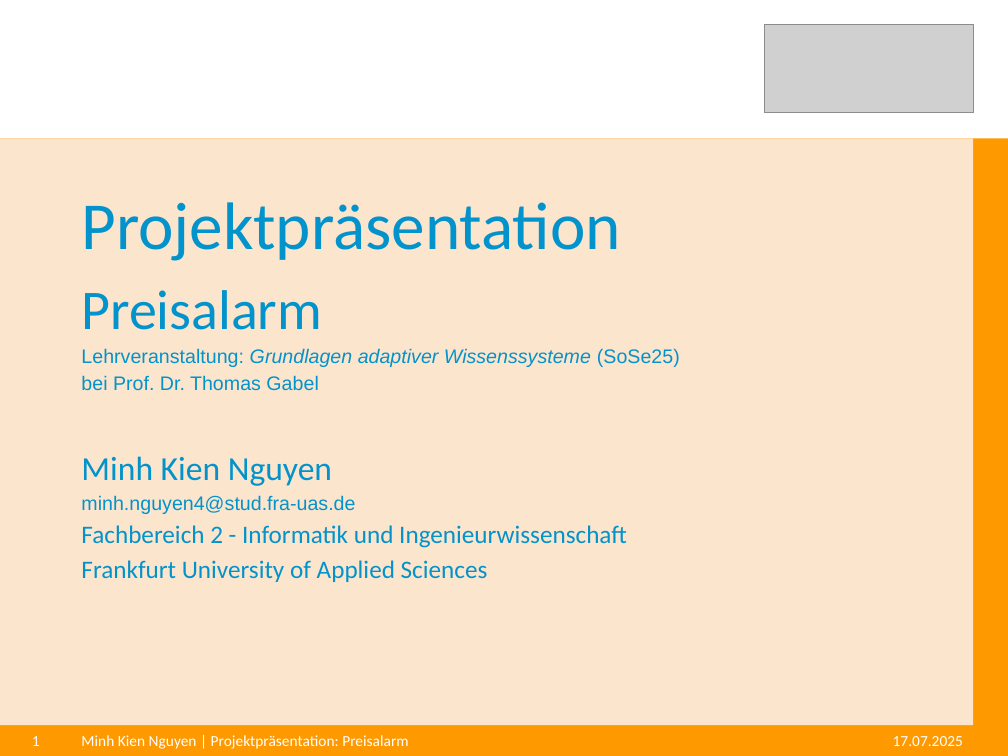
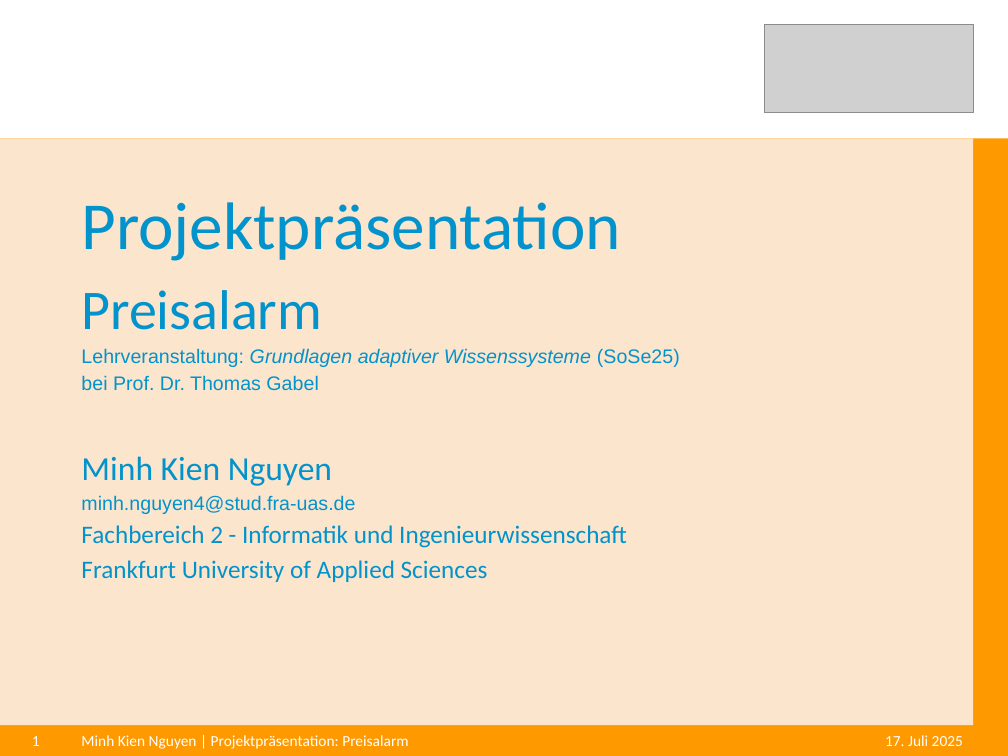
Before and after one commit to krieger1512/Wissen1_Preisalarm, a slide deck: slide 1 of Preisalarm.pptx. Drawn at 1008x756 pixels with LibreOffice and Linux fonts; fonts in the diff are those of the drawing; grey boxes stand for pictures. Boxes give left, top, right and bottom in pixels: in the first picture for what was removed or moved away, otherwise in the second. Text is boxed around its words. In the diff, an @@ line names an element or a change of style, - is before the commit and + after.

```diff
--- a/Preisalarm.pptx
+++ b/Preisalarm.pptx
@@ text at box(885, 735, 963, 746): text changed @@
-17.07.2025
+17. Juli 2025
```
Also in this commit, not shown: 1 other slide changed.
